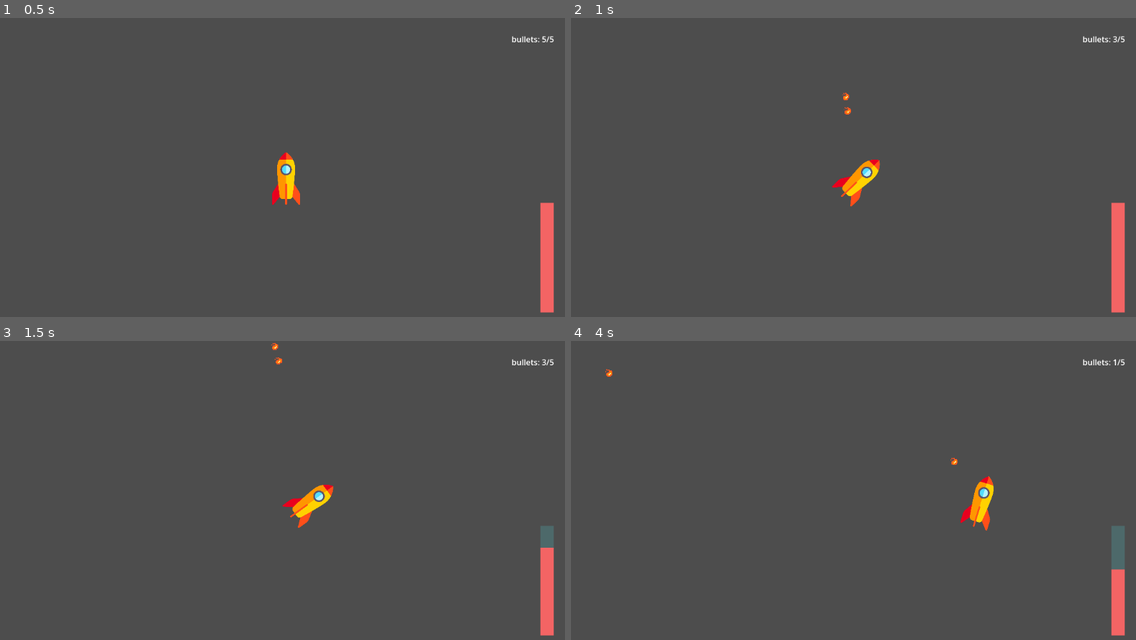
Above: before the commit, frames 1-4 (two rows, left to right).
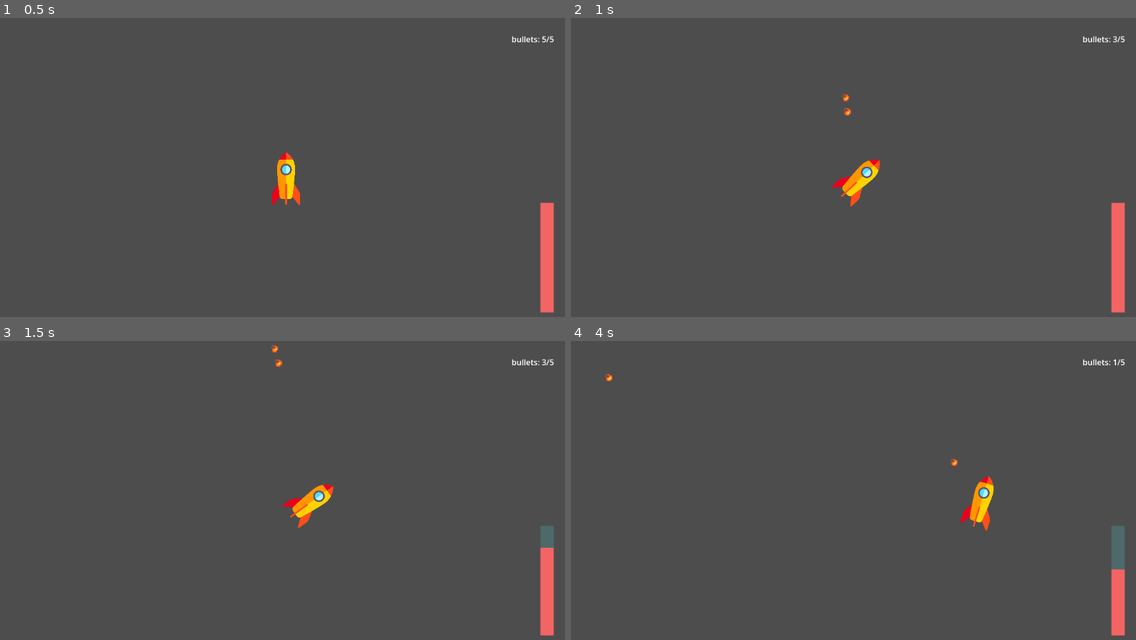
Above: after the commit, the same moments.

Repository: MonsterWook/OrcaJam2024
Game: Godot game, scene res://scenes/graeme_main.tscn
Two runs of this game, one before a commit and one after it. Both use one fixed random seed, a clock stepped at 60 frames per second and the inputs below. The project has no main scene, so this scene is started directly.
Inputs:
- Up to frame 1 (0.5 s): no input
- Up to frame 2 (1 s): tap Enter at 0.5 s; hold D (move_right) from 0.53 s (still down); tap Space (boost) at 0.6 s
- Up to frame 3 (1.5 s): release D (move_right) at 1.28 s; hold Left (move_left) from 1.28 s (still down); tap Down (bounce) at 1.35 s
- Up to frame 4 (4 s): release Left (move_left) at 2.03 s; hold D (move_right) 2.03-3.53 s; tap Space (boost) at 2.1, 3.6 s; tap Down (bounce) at 2.85 s; hold Left (move_left) from 3.53 s (still down)

Frame 1 is identical in both runs. In frame 2, less than 0.1% of the frame differs, in the area x 47-50%, y 24-33%; in frame 3, less than 0.1%; in frame 4, less than 0.1%, in the area x 6-69%, y 9-42%.

Commit message:
added export for speed

Diff:
--- a/assets/angry_steve/rocket_movement.gd
+++ b/assets/angry_steve/rocket_movement.gd
@@ -11,7 +11,7 @@
 const boost_speed: float = 500
 
 var rotation_speed: float = 200
-var vertical_speed = -5
+@export var vertical_speed = -5
 var vertical_position = 0
 
 var max_rotation = deg_to_rad(60)
--- a/assets/angry_steve/rocket_movement.tscn
+++ b/assets/angry_steve/rocket_movement.tscn
@@ -9,6 +9,7 @@
 
 [node name="RocketMovement" type="Node2D"]
 script = ExtResource("1_7urn4")
+vertical_speed = -10
 
 [node name="Rocket" type="Node2D" parent="."]
 
